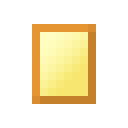
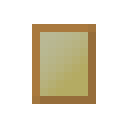
Layers edited between the first and the second (128, 128) image:
renamed "Layer 4" to "_off", showed it, opacity 18% → 40%, blend darken → normal, painted on it over [32,24,96,104]
painted on "Gradient Fill 1" over [40,32,88,96]
